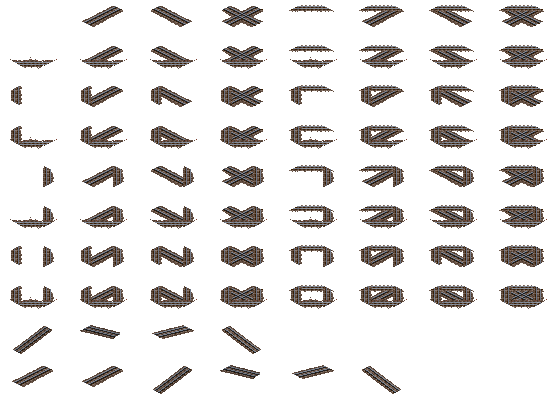
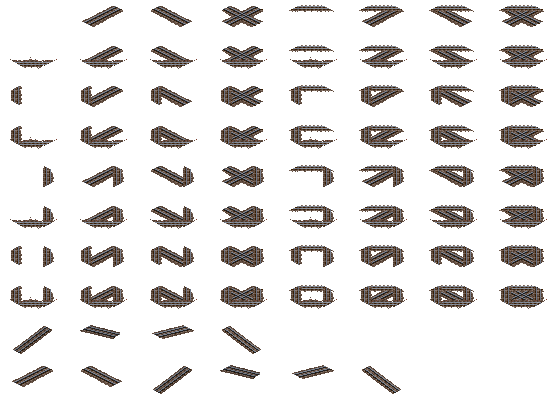
Layered file, before and after one edit (559px x 400px). Changes by layer:
renamed "b_parts_1067_jp_conc_blst_1" to "b_parts_1067_jp_conc_blst_2", painted on it over [81, 366, 123, 387]
